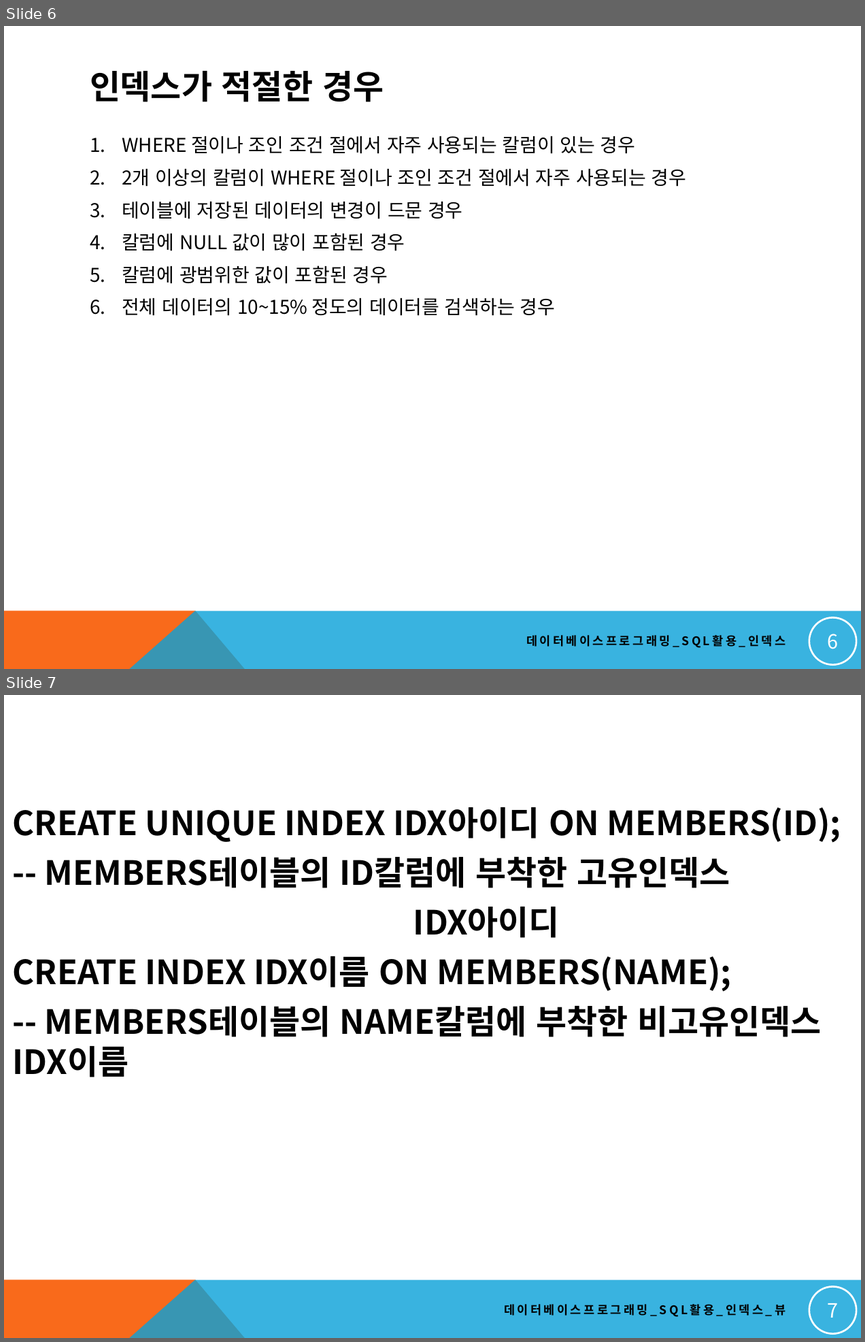
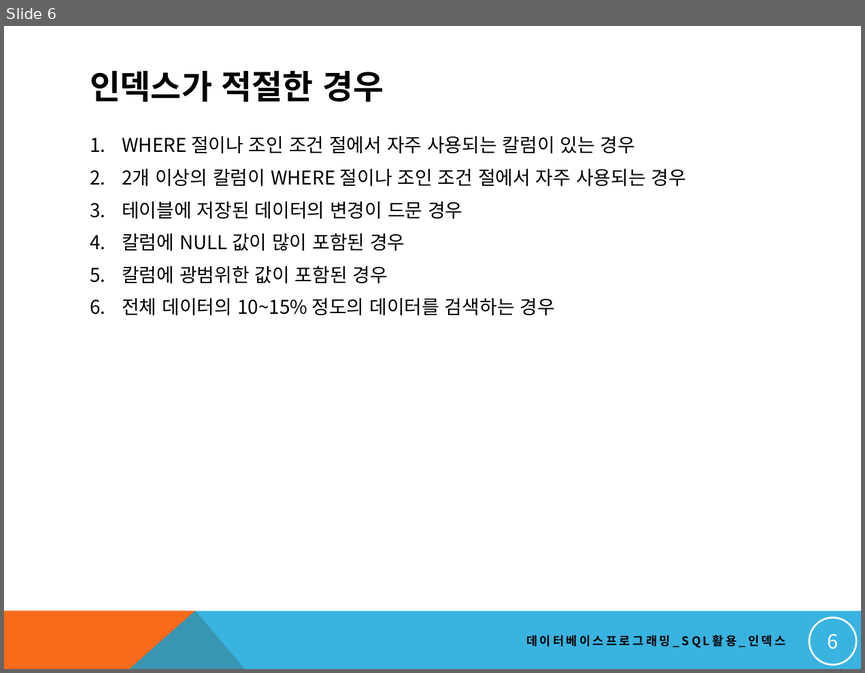
Before and after one commit to OHEJIEUN/GDJ45, a slide deck: dbstudy/OraclePPT/18. 고급 SQL 작성하기_인덱스.pptx. Shown one above the other, each under a label of ours: slides 6 and 7 before the commit, slide 6 after it. The pictures are 865x1342 and 865x673 pixels, drawn with LibreOffice and Linux fonts; fonts in the diff are those of the drawing. Boxes give left, top, right and bottom in pixels: in the first picture for what was removed or moved away, otherwise in the second. Text is boxed around its words. In the diff, an @@ line names an element or a change of style, - is before the commit and + after.

```diff
--- a/dbstudy/OraclePPT/18. 고급 SQL 작성하기_인덱스.pptx
+++ b/dbstudy/OraclePPT/18. 고급 SQL 작성하기_인덱스.pptx
@@ slide 7 removed at [4, 695, 861, 1338], background #FFFFFF; not listed: 2 template elements that a slide beside it also shows @@
@@ text removed at [13, 807, 841, 1077] @@
-CREATE UNIQUE INDEX IDX아이디 ON MEMBERS(ID);
--- MEMBERS테이블의 ID칼럼에 부착한 고유인덱스
-IDX아이디
-CREATE INDEX IDX이름 ON MEMBERS(NAME);
--- MEMBERS테이블의 NAME칼럼에 부착한 비고유인덱스 IDX이름
@@ page number removed at [809, 1286, 857, 1334] @@
-7
@@ text removed at [504, 1304, 785, 1317] @@
-데이터베이스프로그래밍_SQL활용_인덱스_뷰
```
Also in this commit, not shown: 3 other files.
